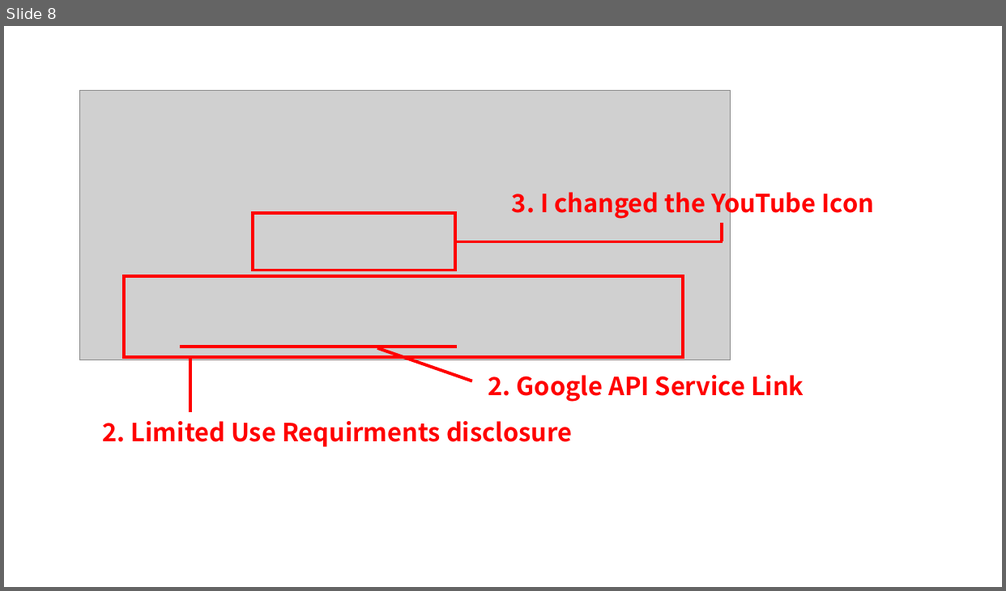
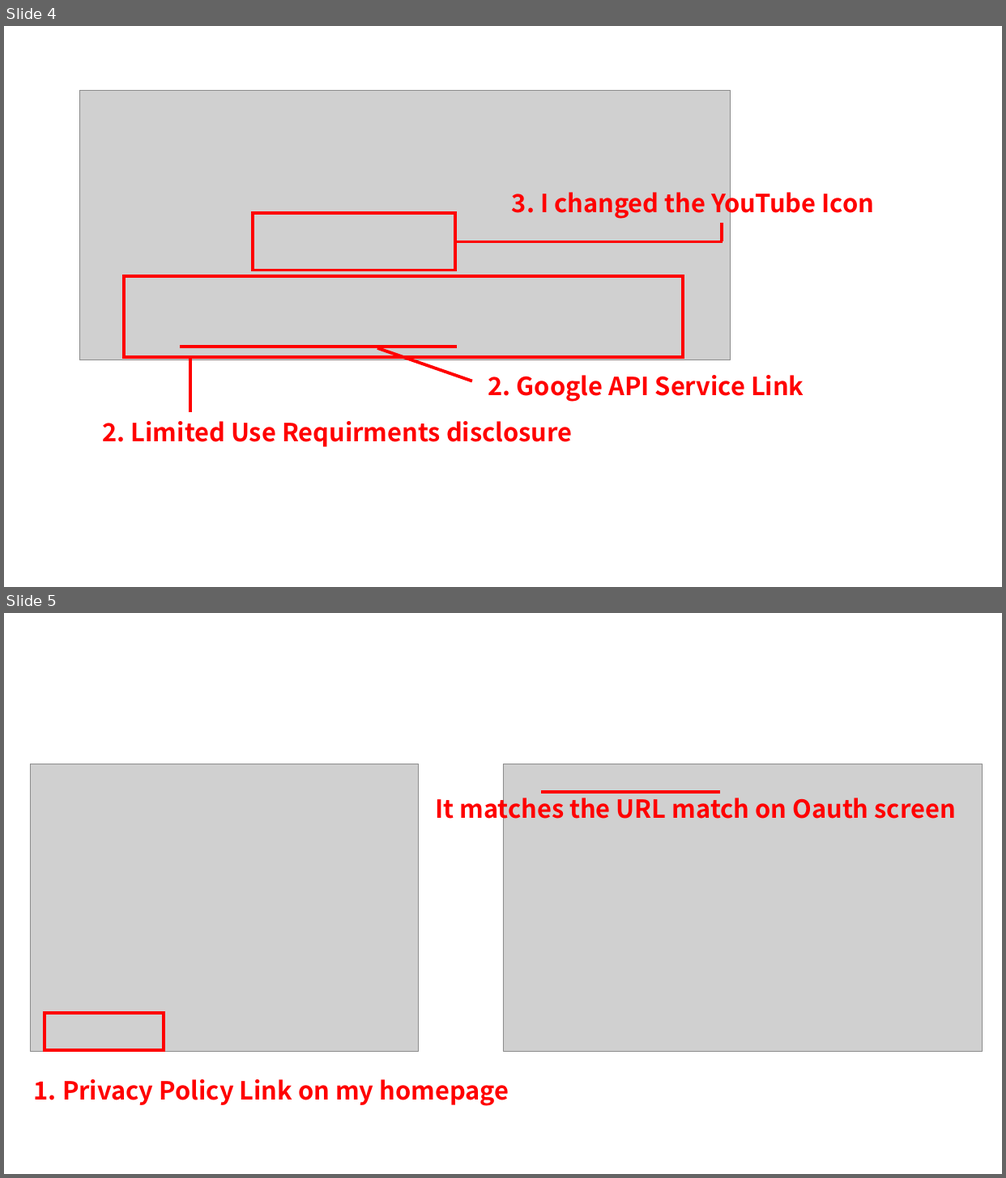
Before and after one commit to HyeongjinE/HJ_SoftwareStudio, a slide deck: img/아이콘.pptx. Shown one above the other, each under a label of ours: slide 8 before the commit, slides 4 and 5 after it. The pictures are 1006x591 and 1006x1178 pixels, drawn with LibreOffice and Linux fonts; fonts in the diff are those of the drawing; grey boxes stand for pictures. Boxes give left, top, right and bottom in pixels: in the first picture for what was removed or moved away, otherwise in the second. Text is boxed around its words. In the diff, an @@ line names an element or a change of style, - is before the commit and + after.

```diff
--- a/img/아이콘.pptx
+++ b/img/아이콘.pptx
@@ slide 5 added at [4, 613, 1002, 1174], background #FFFFFF @@
@@ group added at [31, 764, 982, 1106]: 2 pictures, 2 texts, 1 rectangle, 1 line @@
+1. Privacy Policy Link on my homepage
+It matches the URL match on Oauth screen
@@ what was slide 8 is now slide 4 @@
```
Also in this commit, not shown: 1 other slide added, 6 slides removed, 12 other files.
